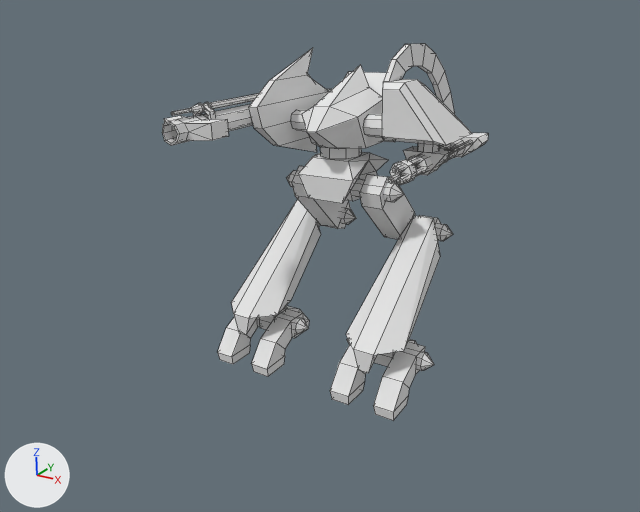
The Blender file Lisa/skeleton/skeleton.blend as it was, and as the next commit left it.
One viewpoint serves both versions: the file's camera 'Camera'. Lighting does not change. The marker at lower left points along +X, +Y and +Z. Mesh edges are drawn as thin lines.
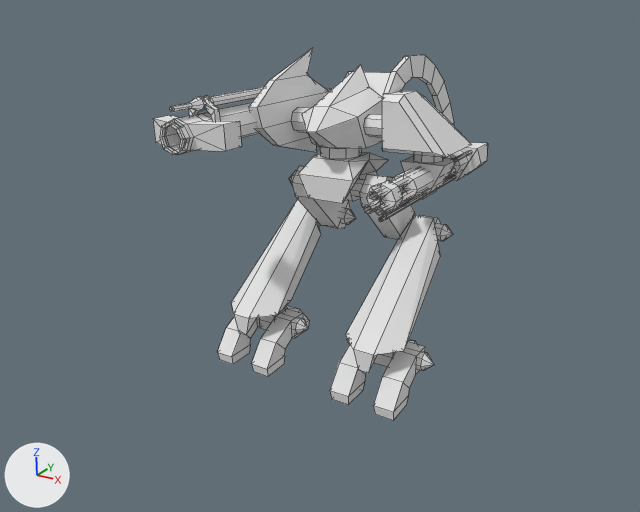
Patch to the scene script:
```diff
--- a/Lisa/skeleton/skeleton.blend.py
+++ b/Lisa/skeleton/skeleton.blend.py
@@ me_cube @@
 # used by ob_cube; location = (0.0, 0.0, 0.0)
-me_cube.from_pydata(...)  # 863 vertices, 862 faces; spans x -19.7..3.7, y -10.9..14.8, z -3.4..27.6
+me_cube.from_pydata(...)  # 964 vertices, 974 faces; spans x -19.7..3.7, y -10.9..14.8, z -3.4..27.2
+# me_cube part 1: the loose piece of 16 vertices spanning x -3.0..3.0, y 1.9..8.9, z 19.7..24.7 is moved by (0.0, 0.0, -1.0)
+# me_cube part 2: the loose piece of 16 vertices spanning x -5.0..-3.0, y 2.9..4.9, z 19.7..21.7 is moved by (0.0, 0.1, 0.0)
+# me_cube part 3: the loose piece of 16 vertices spanning x -13.0..-11.0, y 2.8..4.8, z 19.7..21.7 is scaled about its middle by (1, 1.2, 1.2), then moved by (0.0, 0.3, 0.0)
+# me_cube part 4: the loose piece of 16 vertices spanning x -0.5..1.5, y 3.9..5.9, z 18.7..19.7 is scaled about its middle by (1.4, 1.4, 0.98), then moved by (-0.2, 0.5, -1.0)
+# me_cube part 5: a new loose piece, an 8-sided cylinder along y spanning x -1.0..1.6, y 0.4..7.9, z 15.2..17.5, in mat_material (white #e7e7e7)
+# me_cube part 6: the loose piece of 36 vertices spanning x -3.0..-0.5, y 2.9..13.9, z 18.7..27.6 is moved by (0.0, 0.0, -1.0)
+# me_cube part 7: the loose piece of 17 vertices spanning x -0.7..1.3, y 9.9..11.9, z 16.8..18.6 is scaled about its middle by (1.3, 1.05, 1.3), then moved by (0.0, 0.1, -1.4)
+# me_cube part 8: the loose piece of 16 vertices spanning x 1.6..2.0, y 5.9..11.9, z 18.1..18.5 is moved by (0.0, 0.0, -1.0)
+# me_cube part 9: a new loose piece, an 8-sided cylinder along y spanning x -1.0..1.6, y -3.6..-2.3, z 15.0..17.6, in mat_material (white #e7e7e7)
+# me_cube part 10: the loose piece of 17 vertices spanning x 0.4..1.0, y -1.1..9.9, z 17.0..17.6 is rebuilt with 25 vertices and now spans x -0.1..0.7, y -4.8..10.0, z 16.6..17.4
+# me_cube part 11: a new loose piece of 37 vertices spanning x 0.1..0.5, y -3.7..11.9, z 14.5..15.2, in mat_material (white #e7e7e7)
+# me_cube part 12: a new loose piece of 25 vertices spanning x 0.4..1.2, y -4.8..10.0, z 15.4..16.2, in mat_material (white #e7e7e7)
+# me_cube part 13: a new loose piece of 25 vertices spanning x -0.6..0.2, y -4.8..10.0, z 15.4..16.2, in mat_material (white #e7e7e7)
+# me_cube part 14: a new loose piece of 16 vertices spanning x -1.7..2.5, y 3.9..6.9, z 14.4..17.7, in mat_material (white #e7e7e7)
+# me_cube part 15: 6 loose pieces with 96 vertices, spanning x -14.7..2.5, y -1.1..9.9, z 13.8..18.7, are deleted
+# me_cube part 16: 5 vertices moved from x -15.4..-14.6, y -6.5..2.0, z 21.7..23.2 to x -15.4..-14.6, y -6.5..2.0, z 21.3..23.2; 153 vertices removed from x -17.7..-12.3, y -10.9..4.9, z 20.7..23.6; 185 vertices added at x -19.0..-11.0, y -10.9..4.9, z 19.8..24.2
+# me_cube part 17: 12 vertices removed from x -1.5..2.9, y 11.9..14.8, z 16.7..18.7; 12 vertices added at x -1.7..2.9, y 11.9..14.8, z 14.3..17.7
 me_cube.materials.append(mat_material)
```

What differs and where, as boxes (x1, y1, x2, y2) in the pictures (640 x 512 px; the box of a moved part takes in the faces that stretch with it):
'Cube', reshaped: before (162, 44, 488, 420); after (153, 48, 488, 420)
part 1 of me_cube, moved or reshaped: before (382, 79, 472, 146); after (382, 91, 472, 157)
part 2 of me_cube, moved or reshaped: before (363, 114, 382, 137); after (364, 114, 382, 137)
part 3 of me_cube, moved or reshaped: before (291, 110, 306, 131); after (291, 107, 309, 132)
part 4 of me_cube, moved or reshaped: before (418, 143, 439, 153); after (414, 154, 443, 163)
part 5 of me_cube, added: after (392, 166, 452, 200)
part 6 of me_cube, moved or reshaped: before (383, 44, 455, 114); after (383, 55, 454, 125)
part 7 of me_cube, moved or reshaped: before (447, 140, 465, 158); after (450, 151, 467, 175)
part 8 of me_cube, moved or reshaped: before (451, 140, 473, 154); after (454, 150, 472, 162)
part 9 of me_cube, added: after (367, 180, 403, 215)
part 10 of me_cube, rebuilt (43% wider, 39% taller): before (397, 153, 454, 185); after (369, 156, 451, 201)
part 11 of me_cube, added: after (379, 175, 456, 222)
part 12 of me_cube, added: after (375, 167, 456, 216)
part 13 of me_cube, added: after (363, 201, 379, 214)
part 14 of me_cube, added: after (401, 156, 458, 200)
part 15 of me_cube, deleted: before (286, 144, 454, 202)
part 16 of me_cube, moved or reshaped: before (162, 93, 259, 146); after (153, 87, 264, 155)
part 17 of me_cube, moved or reshaped: before (457, 133, 488, 157); after (448, 143, 488, 181)
